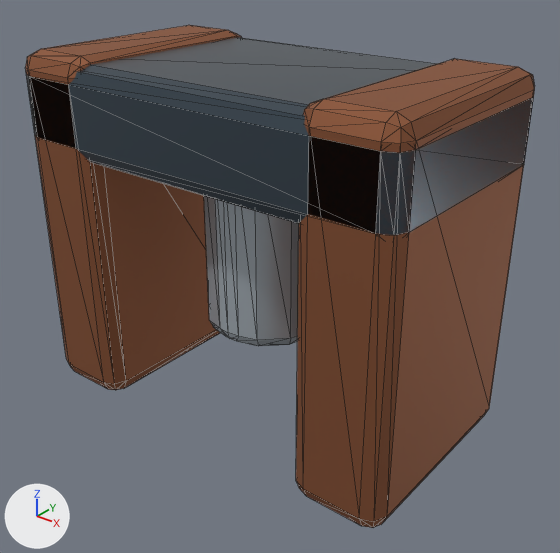
An edit to the glTF model assets/models/baked/Foundry-Press.glb, drawn before and after from the same camera.
Both versions are drawn from a camera (50 mm lens) standing at (2.15, -2.6, 2.3) and looking at (0.09, -0.02, 0.7). Every picture has the same lights, and +X, +Y and +Z are marked at lower left. The first picture is the older version. Mesh edges are drawn as thin lines. Where no turn or scale is listed for an object, it has been applied to the vertices.

The first picture shows 'Machine_Press_Frame.001', 'Press_Left.001', 'Press_Piston.001', 'Press_Right.001'.
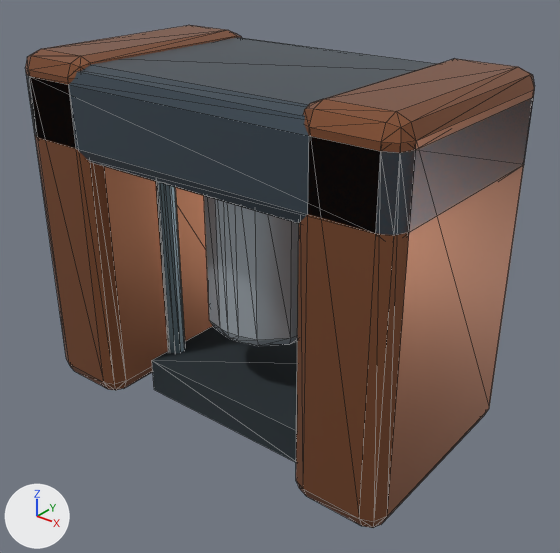
Edits to the scene script, one JSON object a line:
```json
{"op": "set", "path": "mat_rusted_metal.roughness", "old": "0.65", "new": "0.38"}
{"op": "add", "block": "mat_polish_recess", "code": ["mat_polish_recess = principled_material('Polish Recess')", "mat_polish_recess.base_color = (0.025, 0.037, 0.045)  # dark blue #2c363c", "mat_polish_recess.metallic = 0.25", "mat_polish_recess.roughness = 0.8"]}
{"op": "add", "block": "mat_polish_steel", "code": ["mat_polish_steel = principled_material('Polish Steel')", "mat_polish_steel.base_color = (0.2, 0.28, 0.32)  # greyish blue #7c9099", "mat_polish_steel.metallic = 0.7", "mat_polish_steel.roughness = 0.38"]}
{"op": "add", "block": "me_cylinder", "code": ["me_cylinder = bpy.data.meshes.new('Cylinder')", "me_cylinder.from_pydata(...)  # 48 vertices, 84 faces; spans x -0.04..0.96, y -0.16..0.56, z -0.84..0.68", "# faces by material slot: [72, 12]", "me_cylinder.materials.append(mat_polish_steel)  # greyish blue #7c9099", "me_cylinder.materials.append(mat_polish_recess)  # dark blue #2c363c"]}
{"op": "add", "block": "ob_detail_assembly", "code": ["ob_detail_assembly = bpy.data.objects.new('Detail_Assembly', me_cylinder)", "ob_detail_assembly.location = (-0.46, -0.198, 0.84)"]}
```

What differs and where, as boxes [x1, y1, x2, y2] in the pictures (560 x 553 px):
```json
{"object": "Press_Right.001", "change": "surface changed", "before": [296, 59, 532, 524], "after": [296, 59, 532, 524], "on screen": "lighter"}
{"object": "Press_Left.001", "change": "surface changed", "before": [27, 25, 218, 387], "after": [27, 25, 218, 387], "on screen": "lighter"}
{"object": "Detail_Assembly", "change": "added", "after": [152, 182, 298, 462], "faces in mat_polish_recess (dark blue #2c363c)": [152, 326, 298, 462], "faces in mat_polish_steel (greyish blue #7c9099)": [156, 182, 185, 353]}
```
